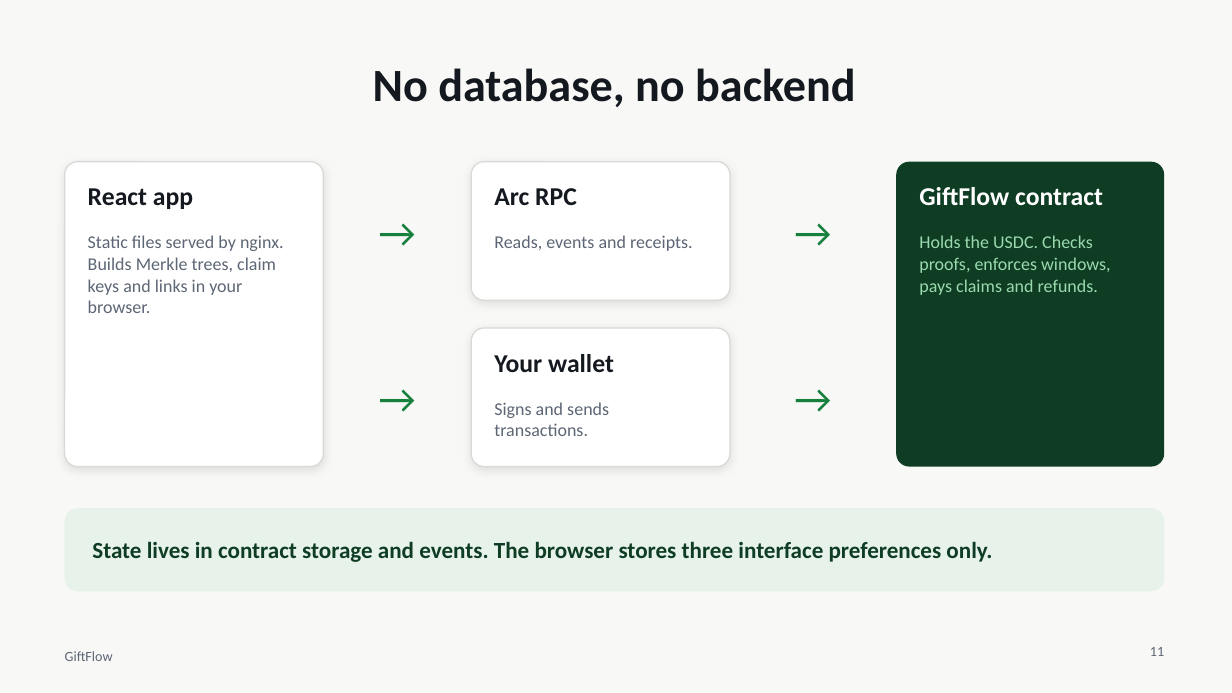
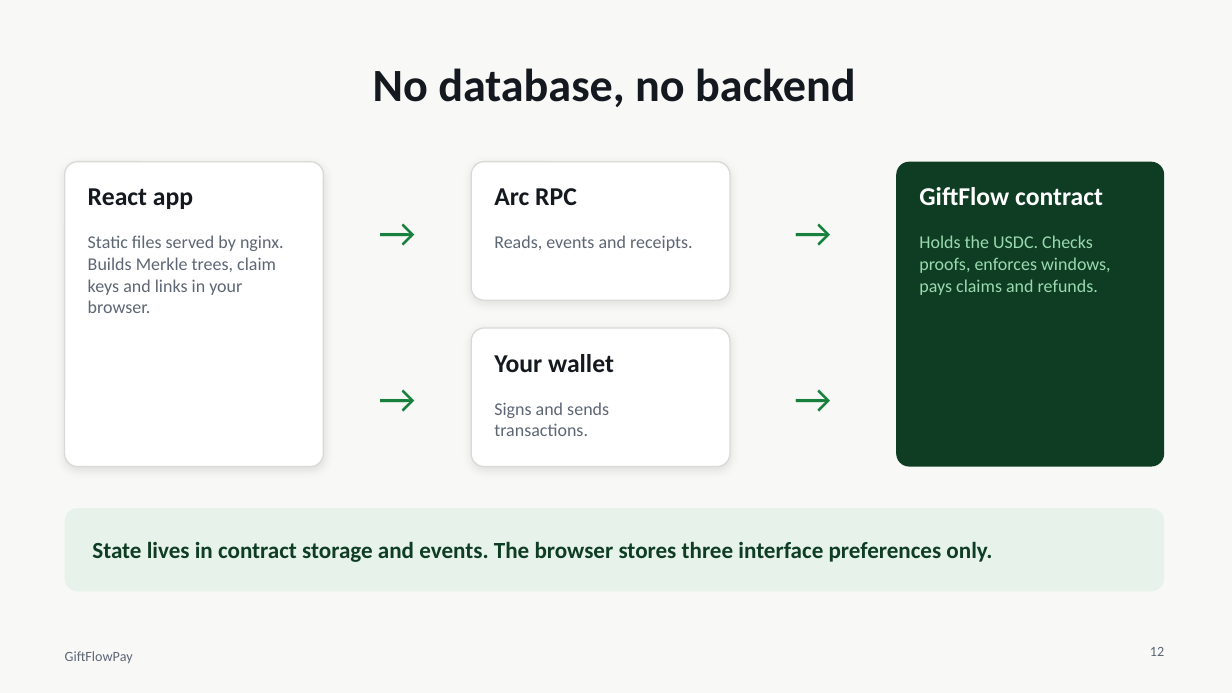
Before and after one commit to sadikul880/giftflowpay-by-arc, a slide deck: slide 12 of docs/presentation/GiftFlow-presentation.pptx (slide 11 before the commit). Drawn at 1232x693 pixels with LibreOffice and Linux fonts; fonts in the diff are those of the drawing. Boxes give left, top, right and bottom in pixels: in the first picture for what was removed or moved away, otherwise in the second. Text is boxed around its words. In the diff, an @@ line names an element or a change of style, - is before the commit and + after.

```diff
--- a/docs/presentation/GiftFlow-presentation.pptx
+++ b/docs/presentation/GiftFlow-presentation.pptx
@@ text at (65, 651, 133, 663): text changed @@
-GiftFlow
+GiftFlowPay
@@ page number at (1150, 647, 1164, 656): text changed @@
-11
+12
```
Also in this commit, not shown: 13 other slides changed, 2 slides added, 1 slide removed, 39 other files.
